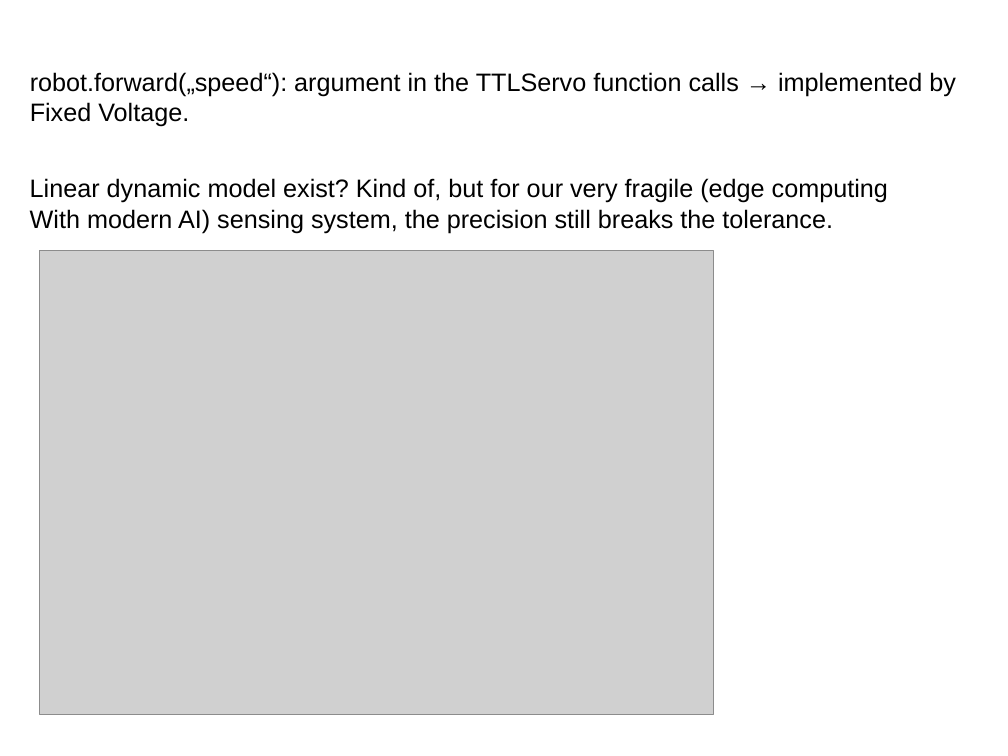
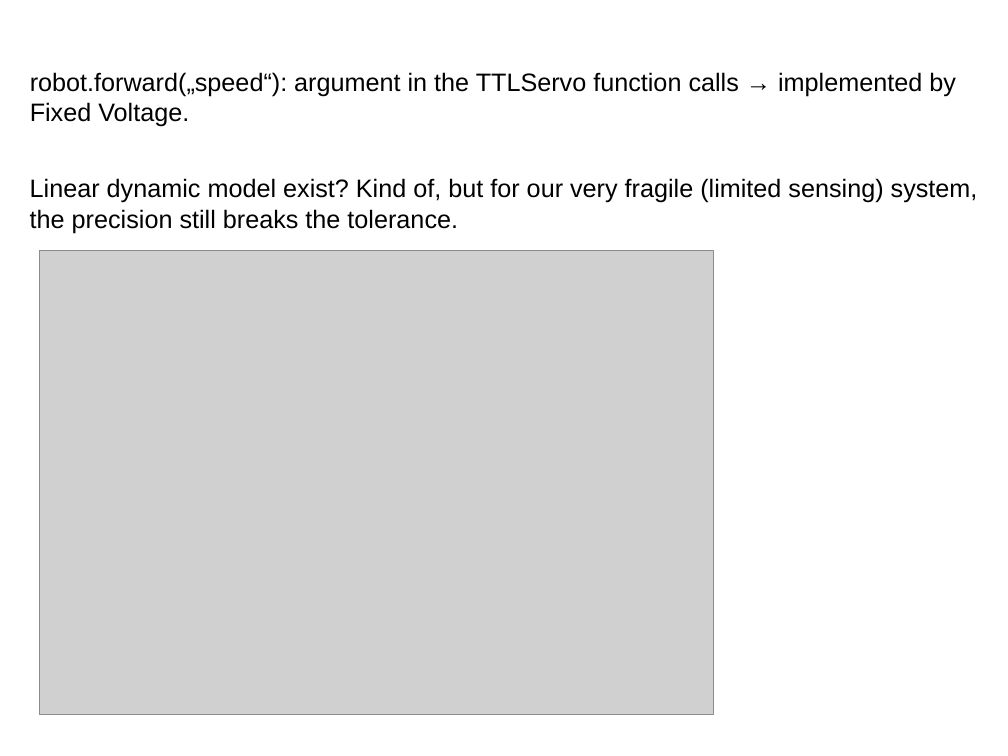
Before and after one commit to kamkanev/Self-Propelled-Arm-System, a slide deck: slide 14 of submission/SPAS_presentation_final.pptx. Drawn at 1008x756 pixels with LibreOffice and Linux fonts; fonts in the diff are those of the drawing; grey boxes stand for pictures; background and template pictures are left out. Boxes give left, top, right and bottom in pixels: in the first picture for what was removed or moved away, otherwise in the second. Text is boxed around its words. In the diff, an @@ line names an element or a change of style, - is before the commit and + after.

```diff
--- a/submission/SPAS_presentation_final.pptx
+++ b/submission/SPAS_presentation_final.pptx
@@ text at (30,178,978,233): text changed @@
-Linear dynamic model exist? Kind of, but for our very fragile (edge computing
-With modern AI) sensing system, the precision still breaks the tolerance.
+Linear dynamic model exist? Kind of, but for our very fragile (limited sensing) system,
+the precision still breaks the tolerance.
```
Also in this commit, not shown: 13 other slides changed, 1 slide added, 1 other file.
